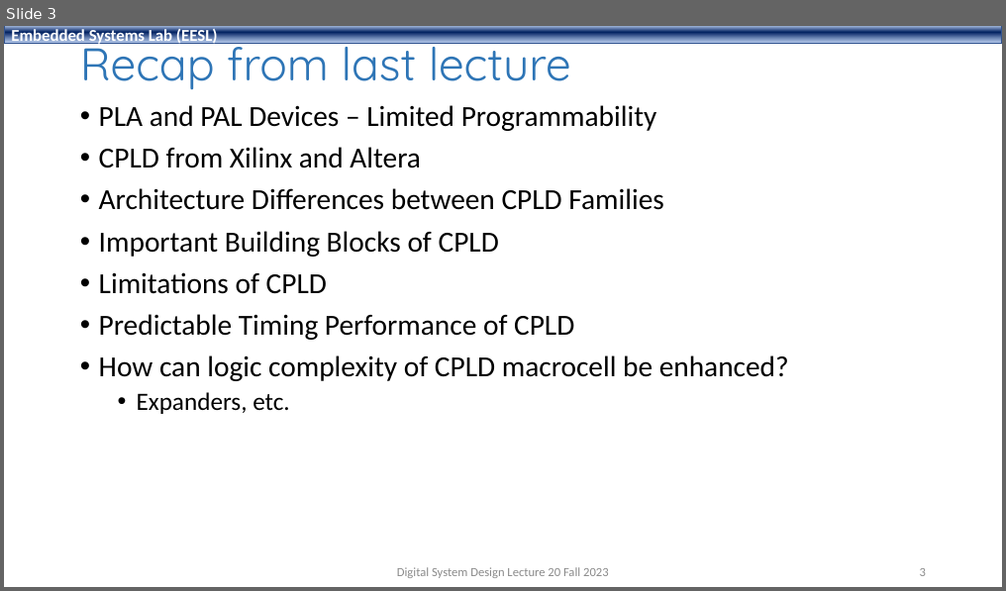
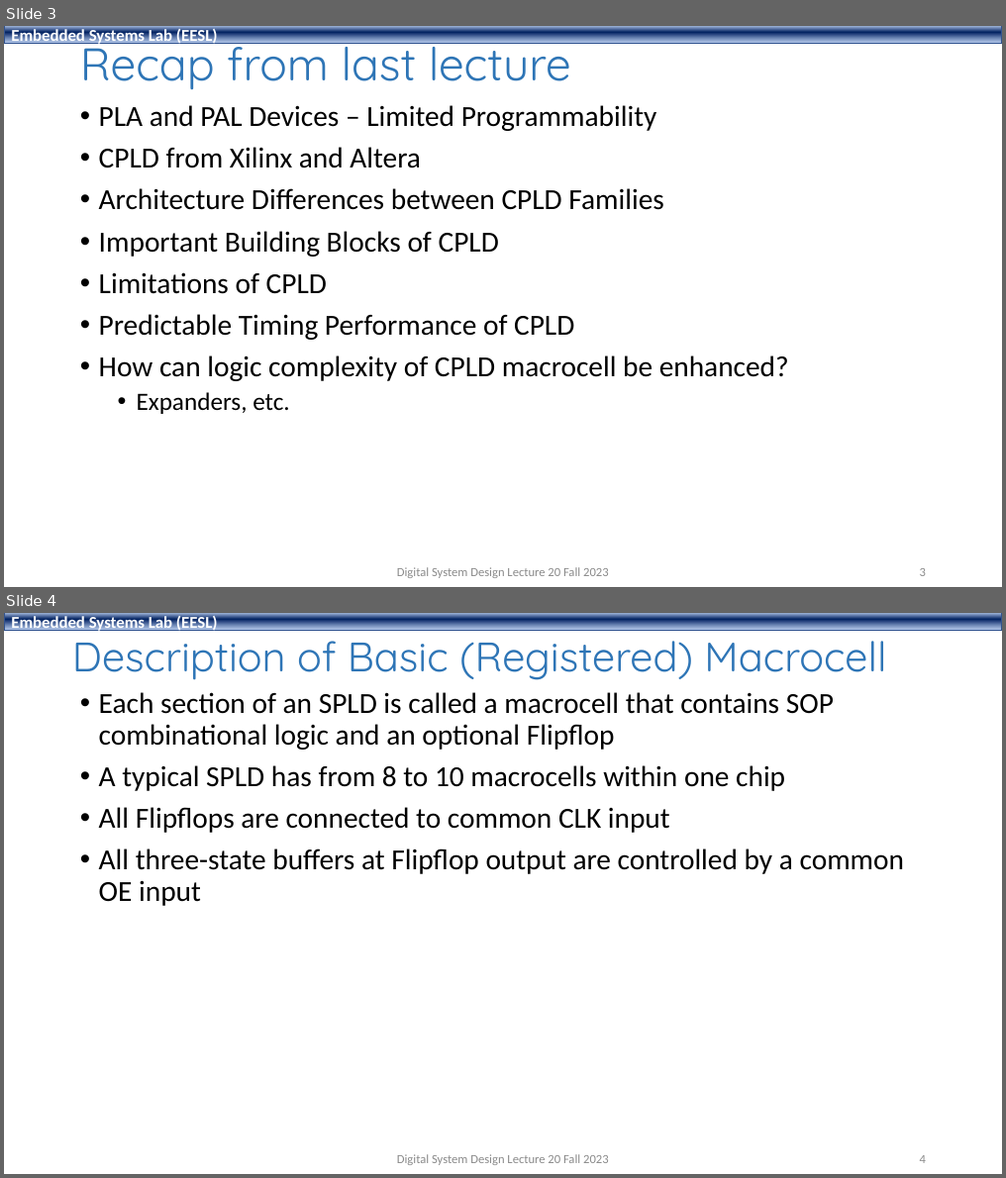
Before and after one commit to shahidmasud/shahidmasud.github.io, a slide deck: DSD_Lec20_Fall2023.ppsx. Shown one above the other, each under a label of ours: slide 3 before the commit, slides 3 and 4 after it. The pictures are 1006x591 and 1006x1178 pixels, drawn with LibreOffice and Linux fonts; fonts in the diff are those of the drawing; background and template pictures are left out. Boxes give left, top, right and bottom in pixels: in the first picture for what was removed or moved away, otherwise in the second. Text is boxed around its words. In the diff, an @@ line names an element or a change of style, - is before the commit and + after.

```diff
--- a/DSD_Lec20_Fall2023.ppsx
+++ b/DSD_Lec20_Fall2023.ppsx
@@ slide 4 added at (4,613,1002,1174), background #FFFFFF; not listed: 1 template element that a slide beside it also shows @@
@@ title added at (72,629,886,680), 39.6 pt, text #2E75B6 @@
+Description of Basic (Registered) Macrocell
@@ text added at (99,692,904,906), 28 pt, text #000000 @@
+• Each section of an SPLD is called a macrocell that contains SOP combinational logic and an optional Flipflop
+• A typical SPLD has from 8 to 10 macrocells within one chip
+• All Flipflops are connected to common CLK input
+• All three-state buffers at Flipflop output are controlled by a common OE input
@@ text added at (397,1155,608,1165), 12 pt, text #8C8C8C @@
+Digital System Design Lecture 20 Fall 2023
@@ page number added at (920,1156,926,1163), 12 pt, text #8C8C8C @@
+4
```
Also in this commit, not shown: 2 slides changed, 15 other slides added.
